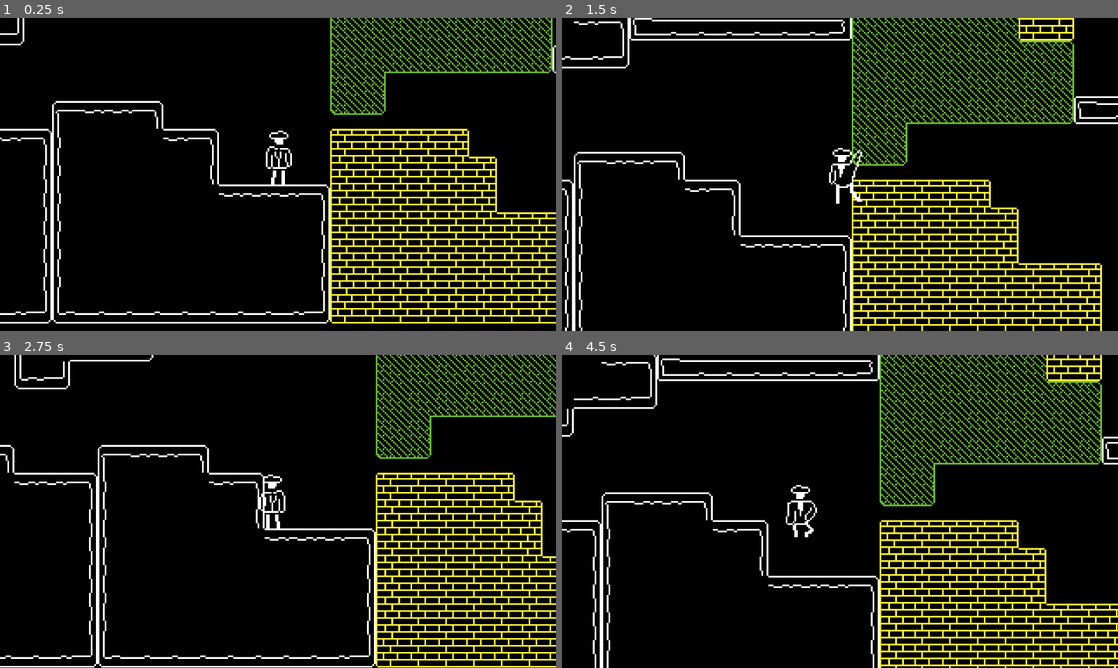
Above: before the commit, frames 1-4 (two rows, left to right).
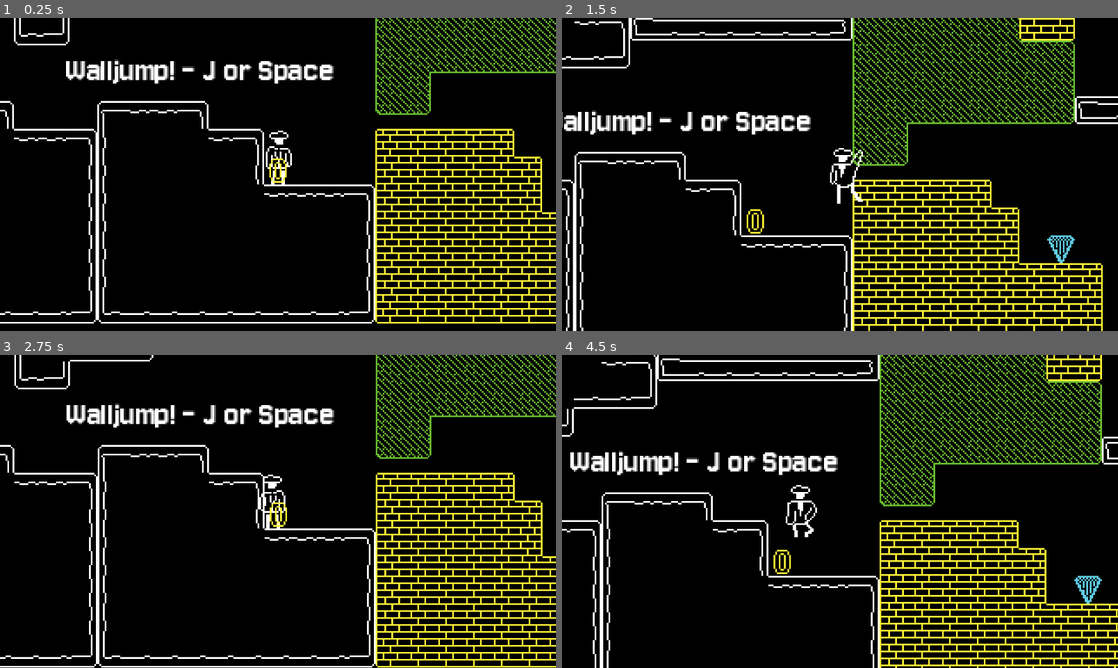
Above: after the commit, the same moments.

Repository: chichP-Januwari/second-setss
Game: Godot game, scene res://scenes/levels/tutorial.tscn
Same seed, same stepped clock (60 frames per second), same inputs: the game is played once before the commit and once after it. Before the commit the project has no main scene; this scene is started directly in both runs.
Inputs:
- Up to frame 1 (0.25 s): no input
- Up to frame 2 (1.5 s): hold D (right) from 0.53 s (still down); tap Space (jump) at 0.6, 0.77, 1.07 s; tap K (roll) at 1.35 s
- Up to frame 3 (2.75 s): tap Space (jump) at 1.52, 1.55, 1.82, 2.1 s; release D (right) at 2.03 s; hold A (left) from 2.03 s (still down)
- Up to frame 4 (4.5 s): release A (left) at 2.78 s; hold D (right) 2.78-4.28 s; tap K (roll) at 2.85, 4.35 s; tap Space (jump) at 3.02, 3.05, 3.32, 3.6, 3.77, 4.07 s; hold A (left) from 4.28 s (still down)

The runs differ from the first frame. In frame 1, 18% of the frame differs, in the area x 0-100%, y 0-98%; in frame 2, 10%; in frame 3, 2.0%; in frame 4, 2.2%.

Commit message:
i give up.

Diff:
--- /dev/null
+++ b/assets/theme.tres
@@ -0,0 +1,7 @@
+[gd_resource type="Theme" load_steps=2 format=3 uid="uid://bjxlqj1ttfwag"]
+
+[ext_resource type="FontFile" uid="uid://d03edcebpcl55" path="res://assets/Jersey10-Regular.ttf" id="1_5x3i2"]
+
+[resource]
+default_font = ExtResource("1_5x3i2")
+default_font_size = 26
--- a/project.godot
+++ b/project.godot
@@ -11,6 +11,7 @@
 [application]
 
 config/name="secondSet"
+run/main_scene="uid://ccm0l4exa2680"
 config/features=PackedStringArray("4.4", "GL Compatibility")
 config/icon="res://icon.svg"
 
@@ -30,18 +31,6 @@
 
 [input]
 
-up={
-"deadzone": 0.2,
-"events": [Object(InputEventKey,"resource_local_to_scene":false,"resource_name":"","device":-1,"window_id":0,"alt_pressed":false,"shift_pressed":false,"ctrl_pressed":false,"meta_pressed":false,"pressed":false,"keycode":0,"physical_keycode":87,"key_label":0,"unicode":119,"location":0,"echo":false,"script":null)
-, Object(InputEventKey,"resource_local_to_scene":false,"resource_name":"","device":-1,"window_id":0,"alt_pressed":false,"shift_pressed":false,"ctrl_pressed":false,"meta_pressed":false,"pressed":false,"keycode":0,"physical_keycode":4194320,"key_label":0,"unicode":0,"location":0,"echo":false,"script":null)
-]
-}
-down={
-"deadzone": 0.2,
-"events": [Object(InputEventKey,"resource_local_to_scene":false,"resource_name":"","device":-1,"window_id":0,"alt_pressed":false,"shift_pressed":false,"ctrl_pressed":false,"meta_pressed":false,"pressed":false,"keycode":0,"physical_keycode":83,"key_label":0,"unicode":115,"location":0,"echo":false,"script":null)
-, Object(InputEventKey,"resource_local_to_scene":false,"resource_name":"","device":-1,"window_id":0,"alt_pressed":false,"shift_pressed":false,"ctrl_pressed":false,"meta_pressed":false,"pressed":false,"keycode":0,"physical_keycode":4194322,"key_label":0,"unicode":0,"location":0,"echo":false,"script":null)
-]
-}
 left={
 "deadzone": 0.2,
 "events": [Object(InputEventKey,"resource_local_to_scene":false,"resource_name":"","device":-1,"window_id":0,"alt_press …(191 unchanged characters)…
--- /dev/null
+++ b/scenes/diamond_area.tscn
@@ -0,0 +1,22 @@
+[gd_scene load_steps=5 format=3 uid="uid://2ound5v6vt4m"]
+
+[ext_resource type="Script" uid="uid://ci20fdhmy7m5j" path="res://scripts/diamond_area.gd" id="1_fc6d0"]
+[ext_resource type="Texture2D" uid="uid://dcjqi37rr5qg0" path="res://assets/TilesetWorld.png" id="2_acsn1"]
+[ext_resource type="PackedScene" uid="uid://uqiet3ux2rhv" path="res://scenes/enemy.tscn" id="2_xo5ow"]
+
+[sub_resource type="RectangleShape2D" id="RectangleShape2D_xo5ow"]
+size = Vector2(16, 16)
+
+[node name="DiamondArea" type="Area2D"]
+collision_mask = 2
+script = ExtResource("1_fc6d0")
+enemy_scene = ExtResource("2_xo5ow")
+
+[node name="CollisionShape2D" type="CollisionShape2D" parent="."]
+shape = SubResource("RectangleShape2D_xo5ow")
+
+[node name="Sprite2D" type="Sprite2D" parent="."]
+texture = ExtResource("2_acsn1")
+hframes = 9
+vframes = 9
+frame = 79
--- /dev/null
+++ b/scenes/enemy.tscn
@@ -0,0 +1,6 @@
+[gd_scene load_steps=2 format=3 uid="uid://uqiet3ux2rhv"]
+
+[ext_resource type="Script" uid="uid://dkco1tlux3owk" path="res://scripts/enemy.gd" id="1_7p1mj"]
+
+[node name="CharacterBody2D" type="CharacterBody2D"]
+script = ExtResource("1_7p1mj")
--- a/scenes/levels/test_level.tscn
+++ b/scenes/levels/test_level.tscn
@@ -1,10 +1,12 @@
 [gd_scene load_steps=5 format=4 uid="uid://b3qagvj8xns2e"]
 
-[ext_resource type="Texture2D" uid="uid://cqjfubyxxsjhx" path="res://assets/Tilemap/monochrome_tilemap_transparent_packed.png" id="1_jbqir"]
 [ext_resource type="PackedScene" uid="uid://cbvl6exx0sv85" path="res://scenes/player.tscn" id="2_yautc"]
 
+[sub_resource type="CompressedTexture2D" id="CompressedTexture2D_jbqir"]
+load_path = "res://.godot/imported/monochrome_tilemap_transparent_packed.png-c3c6dd433f4d5a12fe1176d67c7e1d6a.ctex"
+
 [sub_resource type="TileSetAtlasSource" id="TileSetAtlasSource_yautc"]
-texture = ExtResource("1_jbqir")
+texture = SubResource("CompressedTexture2D_jbqir")
 3:0/0 = 0
 5:0/0 = 0
 3:1/0 = 0
--- a/scenes/levels/tutorial.tscn
+++ b/scenes/levels/tutorial.tscn
@@ -1,7 +1,10 @@
-[gd_scene load_steps=3 format=4 uid="uid://duybq4m4ajjq2"]
+[gd_scene load_steps=6 format=4 uid="uid://duybq4m4ajjq2"]
 
 [ext_resource type="TileSet" uid="uid://dvyweohdyonlp" path="res://assets/tileset.tres" id="1_rnyxf"]
+[ext_resource type="Theme" uid="uid://bjxlqj1ttfwag" path="res://assets/theme.tres" id="2_1r3rq"]
 [ext_resource type="PackedScene" uid="uid://cbvl6exx0sv85" path="res://scenes/player.tscn" id="2_ub0e1"]
+[ext_resource type="PackedScene" uid="uid://2ound5v6vt4m" path="res://scenes/diamond_area.tscn" id="4_1wklo"]
+[ext_resource type="PackedScene" uid="uid://tk08ojsprwfm" path="res://scenes/vault_area.tscn" id="5_7ac3l"]
 
 [node name="Tutorial" type="Node2D"]
 
@@ -20,8 +23,25 @@
 tile_map_data = PackedByteArray("AAD3/wAAAAAAAAAAAAD4/wAAAAABAAAAAAD5/wAAAAABAAAAAAD6/wAAAAACAAAAAAD3/wEAAAAAAAEAAAAAAA …(5088 unchanged characters)…
 tile_set = ExtResource("1_rnyxf")
 
+[node name="WJ" type="Label" parent="."]
+offset_left = -162.0
+offset_top = -29.0
+offset_right = -80.0
+offset_bottom = -1.0
+theme = ExtResource("2_1r3rq")
+theme_override_font_sizes/font_size = 20
+text = "Walljump! - J or Space"
+
+[node name="Slide" type="Label" parent="."]
+offset_left = -49.0
+offset_top = -156.0
+offset_right = 33.0
+offset_bottom = -128.0
+theme = ExtResource("2_1r3rq")
+text = "Slide! - K    GO STEAL THE DIAMOND!!"
+
 [node name="Player" parent="." instance=ExtResource("2_ub0e1")]
-position = Vector2(-14, 48)
+position = Vector2(-40, 48)
 
 [node name="Camera2D" type="Camera2D" parent="Player"]
 zoom = Vector2(4, 4)
@@ -30,3 +50,9 @@
 limit_bottom = 130
 limit_smoothed = true
 position_smoothing_enabled = true
+
+[node name="DiamondArea" parent="." instance=ExtResource("4_1wklo")]
+position = Vector2(136, 56)
+
+[node name="Vault" parent="." instance=ExtResource("5_7ac3l")]
+position = Vector2(-40, 40)
--- /dev/null
+++ b/scenes/main_menu.tscn
@@ -0,0 +1,51 @@
+[gd_scene load_steps=5 format=3 uid="uid://ccm0l4exa2680"]
+
+[ext_resource type="Script" uid="uid://bty5at8sq44qt" path="res://scripts/main_menu.gd" id="1_ekxnf"]
+[ext_resource type="FontFile" uid="uid://d03edcebpcl55" path="res://assets/Jersey10-Regular.ttf" id="2_bqqt6"]
+[ext_resource type="Texture2D" uid="uid://ca3urm3732jer" path="res://assets/title.png" id="2_wu84c"]
+
+[sub_resource type="Theme" id="Theme_wu84c"]
+default_font = ExtResource("2_bqqt6")
+default_font_size = 26
+
+[node name="MainMenu" type="Control"]
+layout_mode = 3
+anchors_preset = 15
+anchor_right = 1.0
+anchor_bottom = 1.0
+grow_horizontal = 2
+grow_vertical = 2
+script = ExtResource("1_ekxnf")
+
+[node name="ColorRect" type="ColorRect" parent="."]
+layout_mode = 2
+offset_left = -320.0
+offset_top = -180.0
+offset_right = 320.0
+offset_bottom = 180.0
+color = Color(0, 0, 0, 1)
+
+[node name="MarginContainer" type="MarginContainer" parent="."]
+layout_mode = 0
+offset_left = -160.0
+offset_top = -120.0
+offset_right = 160.0
+offset_bottom = 120.0
+
+[node name="VBoxContainer" type="VBoxContainer" parent="MarginContainer"]
+layout_mode = 2
+
+[node name="TextureRect" type="TextureRect" parent="MarginContainer/VBoxContainer"]
+layout_mode = 2
+texture = ExtResource("2_wu84c")
+expand_mode = 5
+
+[node name="Play" type="Button" parent="MarginContainer/VBoxContainer"]
+layout_mode = 2
+theme = SubResource("Theme_wu84c")
+text = "Play"
+
+[node name="Camera2D" type="Camera2D" parent="."]
+zoom = Vector2(2, 2)
+
+[connection signal="pressed" from="MarginContainer/VBoxContainer/Play" to="." method="_on_play_pressed"]
--- a/scenes/player.tscn
+++ b/scenes/player.tscn
@@ -179,7 +179,7 @@
 [node name="AnimatedSprite2D" type="AnimatedSprite2D" parent="."]
 position = Vector2(0, -16)
 sprite_frames = SubResource("SpriteFrames_qlg0r")
-animation = &"sinatra_wall"
+animation = &"sinatra_idle"
 autoplay = "sinatra_idle"
 
 [node name="WallRay" type="RayCast2D" parent="."]
--- /dev/null
+++ b/scenes/vault_area.tscn
@@ -0,0 +1,20 @@
+[gd_scene load_steps=4 format=3 uid="uid://tk08ojsprwfm"]
+
+[ext_resource type="Script" uid="uid://br430xkn6c5ci" path="res://scripts/vault_area.gd" id="1_2k58l"]
+[ext_resource type="Texture2D" uid="uid://dcjqi37rr5qg0" path="res://assets/TilesetWorld.png" id="2_lu5bc"]
+
+[sub_resource type="RectangleShape2D" id="RectangleShape2D_xo5ow"]
+size = Vector2(16, 16)
+
+[node name="Vault" type="Area2D"]
+collision_mask = 2
+script = ExtResource("1_2k58l")
+
+[node name="CollisionShape2D" type="CollisionShape2D" parent="."]
+shape = SubResource("RectangleShape2D_xo5ow")
+
+[node name="Sprite2D" type="Sprite2D" parent="."]
+texture = ExtResource("2_lu5bc")
+hframes = 9
+vframes = 9
+frame = 80
--- /dev/null
+++ b/scripts/diamond_area.gd
@@ -0,0 +1,25 @@
+extends Area2D
+
+@export var enemy_scene: PackedScene
+
+func _ready():
+	connect("body_entered", Callable(self, "_on_body_entered"))
+
+func _on_body_entered(body):
+	if body.name == "Player" and not LevelStatus.has_grabbed_diamond:
+		LevelStatus.has_grabbed_diamond = true
+		LevelStatus.player_ref = body
+
+		# Spawn enemy at diamond position
+		if enemy_scene:
+			var enemy = enemy_scene.instantiate()
+			get_parent().add_child(enemy)
+			enemy.global_position = global_position
+
+			# Pass reversed movement history
+			enemy.set_playback_path(LevelStatus.player_ref.movement_history)
+			LevelStatus.enemy_ref = enemy
+
+		# Optionally, hide or disable the diamond so it disappears
+		visible = false
+		set_monitoring(false)
--- /dev/null
+++ b/scripts/enemy.gd
@@ -0,0 +1,36 @@
+extends CharacterBody2D
+
+@onready var animsprite: AnimatedSprite2D = $AnimatedSprite2D
+
+var playback_path: Array = []
+var current_index: int = 0
+var is_playing: bool = false
+
+func set_playback_path(path: Array) -> void:
+	# Copy and reverse the recorded path
+	playback_path = path.duplicate()
+	playback_path.reverse()
+	current_index = 0
+	is_playing = true
+	if playback_path.size() > 0:
+		global_position = playback_path[0]["position"]
+
+func _physics_process(delta: float) -> void:
+	if not is_playing:
+		return
+
+	if current_index >= playback_path.size():
+		# Reached the end of playback - stop or do something else (like attack or idle)
+		is_playing = false
+		return
+
+	var frame = playback_path[current_index]
+
+	# Set position
+	global_position = frame["position"]
+
+	# Set animation and flip, mirrored horizontally (flip_h inverted)
+	animsprite.animation = frame["animation"]
+	animsprite.flip_h = !frame["animation_flip"]
+
+	current_index += 1
--- a/scripts/level_status.gd
+++ b/scripts/level_status.gd
@@ -1,4 +1,12 @@
 extends Node
 
-var first_win: bool
-var current_level: int
+var has_grabbed_diamond = false
+var is_chase_active = false
+var player_ref = null
+var enemy_ref = null
+
+func reset():
+	has_grabbed_diamond = false
+	is_chase_active = false
+	player_ref = null
+	enemy_ref = null
--- /dev/null
+++ b/scripts/main_menu.gd
@@ -0,0 +1,5 @@
+extends Control
+
+
+func _on_play_pressed() -> void:
+	get_tree().change_scene_to_file("res://scenes/levels/tutorial.tscn")
--- a/scripts/player.gd
+++ b/scripts/player.gd
@@ -24,6 +24,9 @@
 
 var coyote_timer: float = 0.0
 var jump_buffer_timer: float = 0.0
+
+# NEW: Movement history for reverse playback enemy
+var movement_history: Array = []
 
 func _ready():
 	anim.animation_finished.connect(_on_animation_finished)
@@ -106,6 +109,18 @@
 
 	move_and_slide()
 
+	# NEW: Record movement and animation state for playback
+	movement_history.append({
+		"position": global_position,
+		"facing_direction": facing_direction,
+		"animation": animsprite.animation,
+		"animation_flip": animsprite.flip_h
+	})
+
+# Limit history size to ~60 seconds at 60 FPS (3600 frames)
+	if movement_history.size() > 3600:
+		movement_history.pop_front()
+
 func is_touching_wall() -> bool:
 	return $WallRay.is_colliding()
 
--- /dev/null
+++ b/scripts/vault_area.gd
@@ -0,0 +1,17 @@
+extends Area2D
+
+func _ready():
+	connect("body_entered", Callable(self, "_on_body_entered"))
+
+func _on_body_entered(body):
+	if body.name == "Player":
+		if LevelStatus.has_grabbed_diamond:
+			print("You win! Vault reached with diamond.")
+			win_game()
+		else:
+			print("You need to grab the diamond first!")
+
+func win_game():
+	print("WIN!")
+	# Example: load next scene
+	get_tree().change_scene_to_file("res://scenes/main_menu.tscn")
Binary file added: assets/title.png
Not shown, added: assets/title.png.import
Not shown, added: scripts/diamond_area.gd.uid
Not shown, added: scripts/enemy.gd.uid
Not shown, added: scripts/main_menu.gd.uid
Not shown, added: scripts/vault_area.gd.uid
